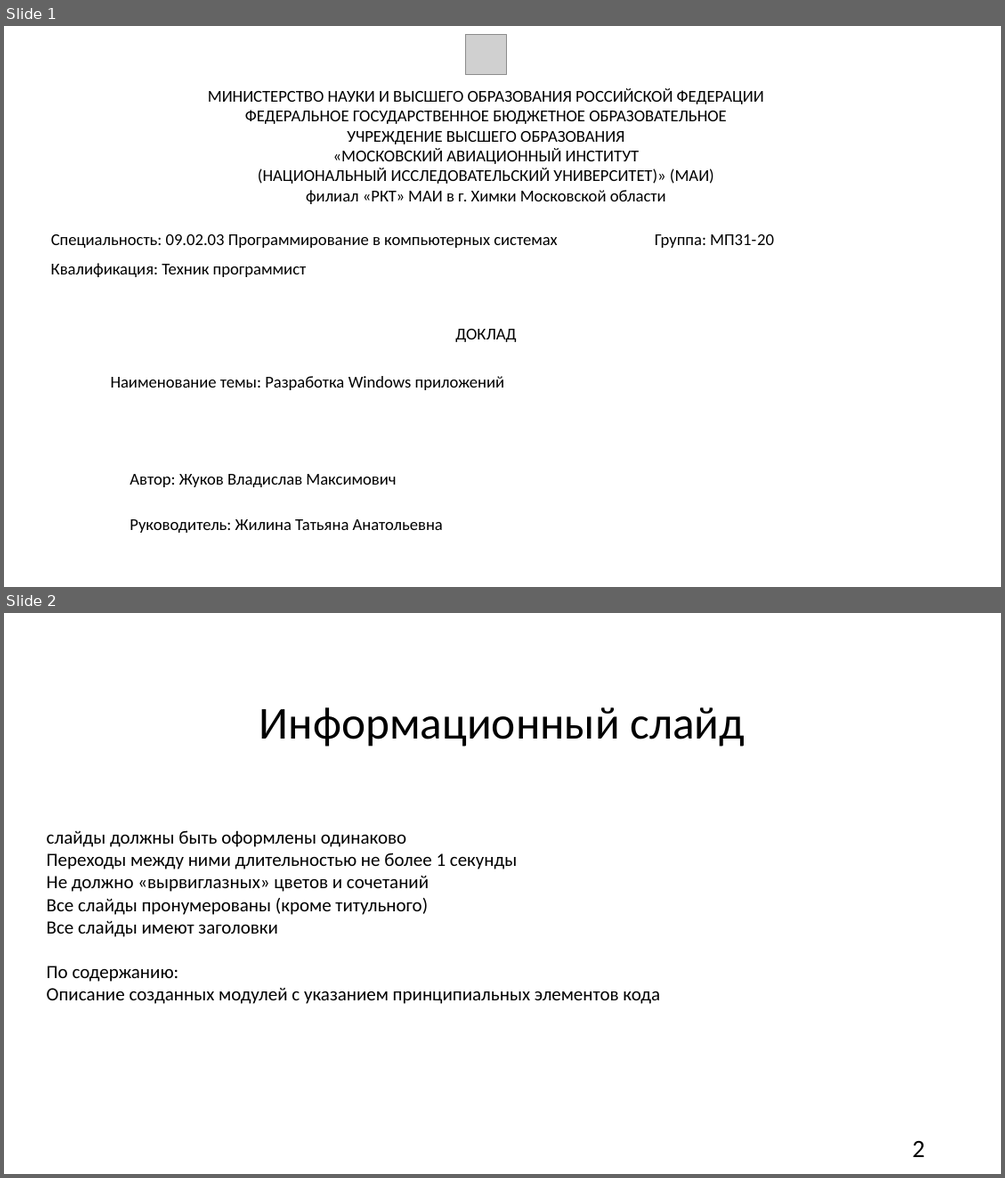
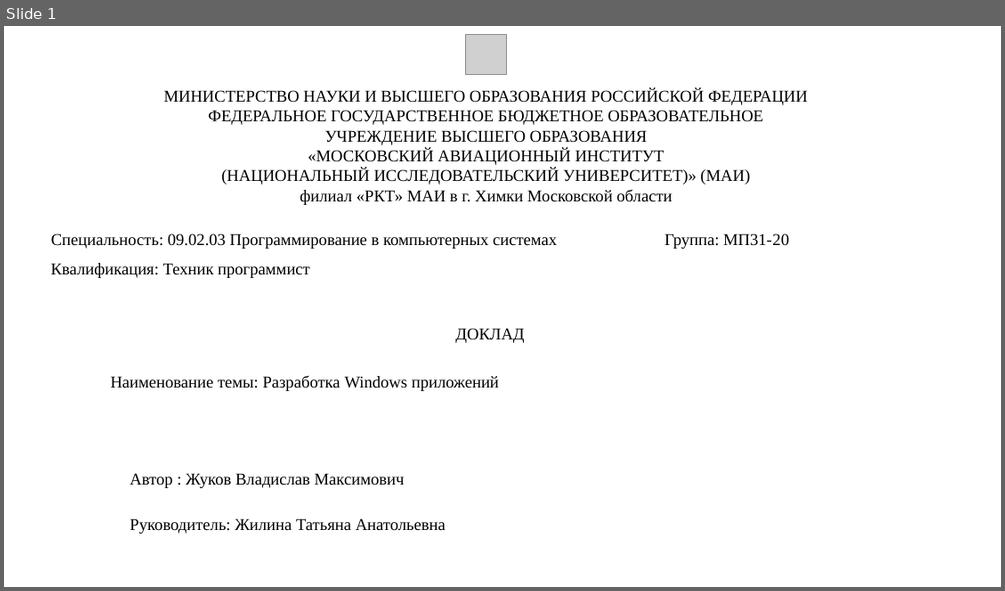
Before and after one commit to Feeralbee/praktika_system_programming, a slide deck: ЖуковМП3120.pptx. Shown one above the other, each under a label of ours: slides 1 and 2 before the commit, slide 1 after it. The pictures are 1005x1178 and 1005x591 pixels, drawn with LibreOffice and Linux fonts; fonts in the diff are those of the drawing; grey boxes stand for pictures. Boxes give left, top, right and bottom in pixels: in the first picture for what was removed or moved away, otherwise in the second. Text is boxed around its words. In the diff, an @@ line names an element or a change of style, - is before the commit and + after.

```diff
--- a/ЖуковМП3120.pptx
+++ b/ЖуковМП3120.pptx
@@ slide 2 removed at (4,613,1001,1174), background #FFFFFF @@
@@ title removed at (259,707,744,747) @@
-Информационный слайд
@@ text removed at (47,830,660,1004) @@
-слайды должны быть оформлены одинаково
-Переходы между ними длительностью не более 1 секунды
-Не должно «вырвиглазных» цветов и сочетаний
-Все слайды пронумерованы (кроме титульного)
-Все слайды имеют заголовки
-По содержанию:
-Описание созданных модулей с указанием принципиальных элементов кода
@@ page number removed at (912,1141,924,1157) @@
-2
@@ slide 1 changed as well @@
@@ font Calibri to Times New Roman in 6 elements at (164,89,808,205), (129,518,445,533), (111,376,499,391), (51,233,789,248), (455,328,524,343), (51,263,310,278) @@
@@ text at (129,473,404,488): text changed; font Calibri to Times New Roman @@
-Автор: Жуков Владислав Максимович
+Автор : Жуков Владислав Максимович
```
Also in this commit, not shown: 14 slides added, 2 other slides removed.
